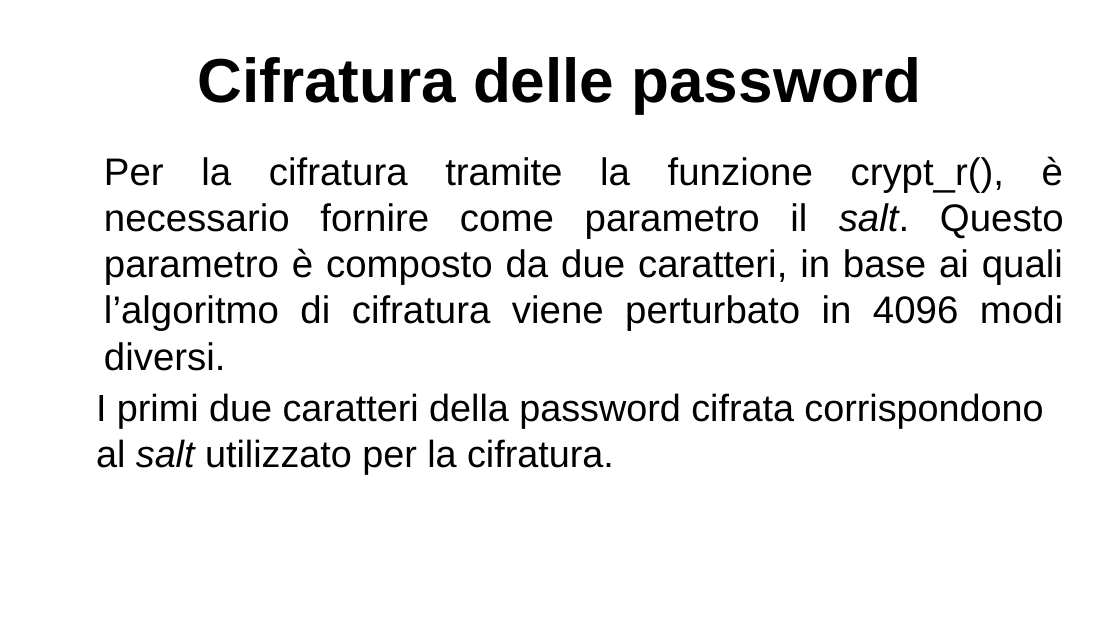
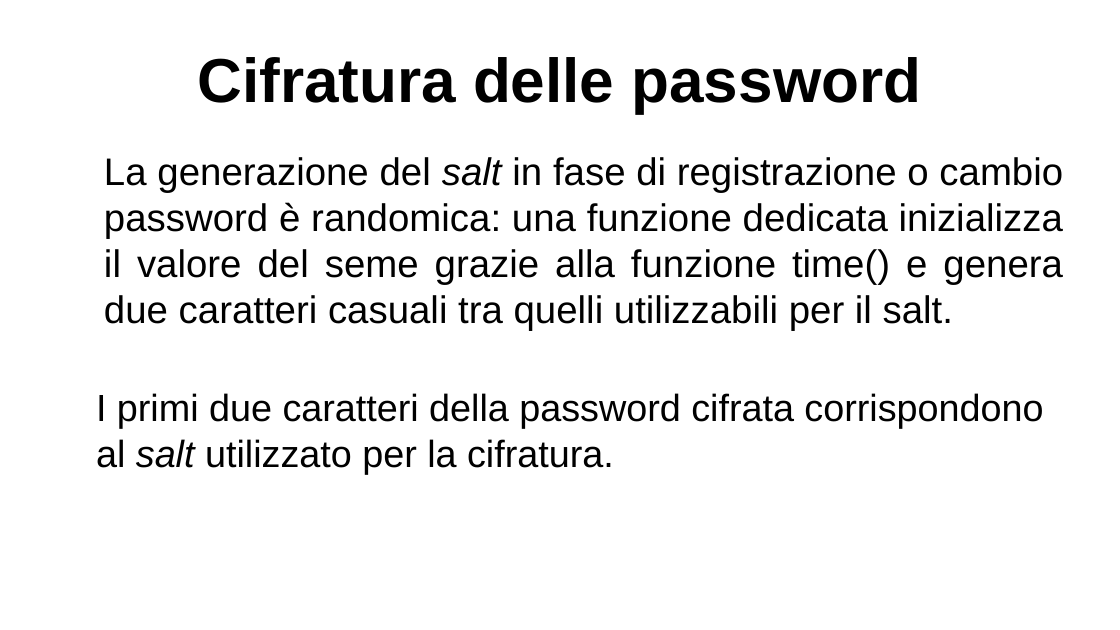
Before and after one commit to lucaMastro/progetto_SO, a slide deck: slide 36 of presentazione_progetto_SO.odp (slide 35 before the commit). Drawn at 1120x630 pixels with LibreOffice and Linux fonts; fonts in the diff are those of the drawing. Boxes give left, top, right and bottom in pixels: in the first picture for what was removed or moved away, otherwise in the second. Text is boxed around its words. In the diff, an @@ line names an element or a change of style, - is before the commit and + after.

Commit message:
modificata crypt_r in crypt, aggiunta inizializzazione seed, gestito l'inserimento di pass nulle o spaziate, modificata la relazione

```diff
--- a/presentazione_progetto_SO.odp
+++ b/presentazione_progetto_SO.odp
@@ text at (104, 157, 1063, 331): text changed @@
-Per la cifratura tramite la funzione crypt_r(), è necessario fornire come parametro il salt. Questo parametro è composto da due caratteri, in base ai quali l’algoritmo di cifratura viene perturbato in 4096 modi diversi.
+La generazione del salt in fase di registrazione o cambio password è randomica: una funzione dedicata inizializza il valore del seme grazie alla funzione time() e genera due caratteri casuali tra quelli utilizzabili per il salt.
```
Also in this commit, not shown: 2 other slides changed, 3 slides added, 1 slide removed, 1 other file.
